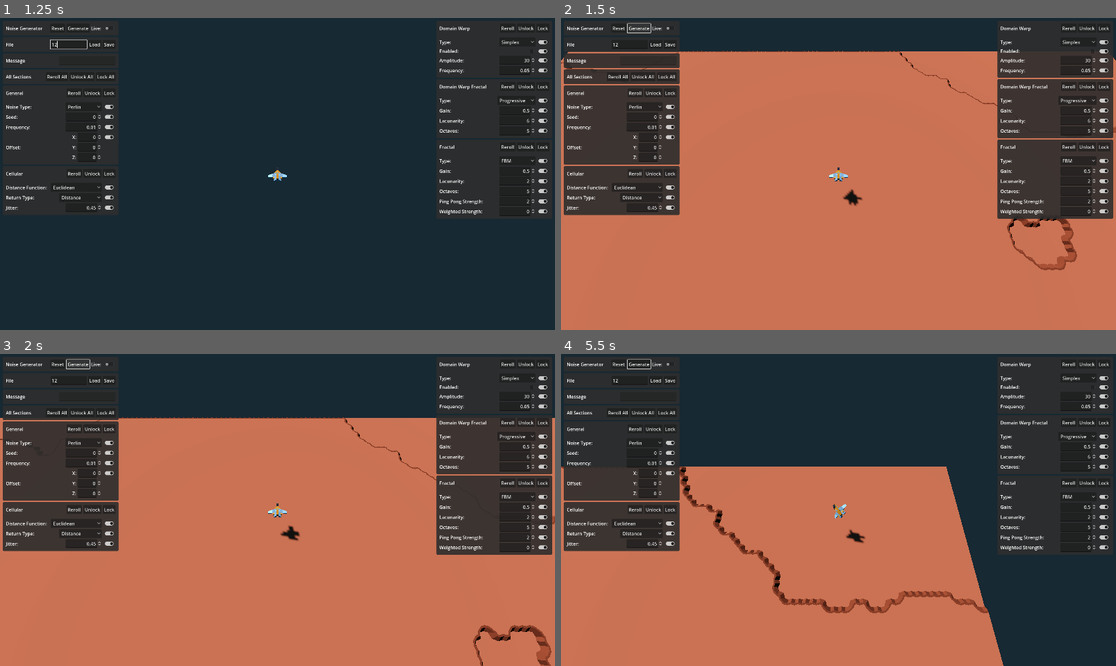
Above: before the commit, frames 1-4 (two rows, left to right).
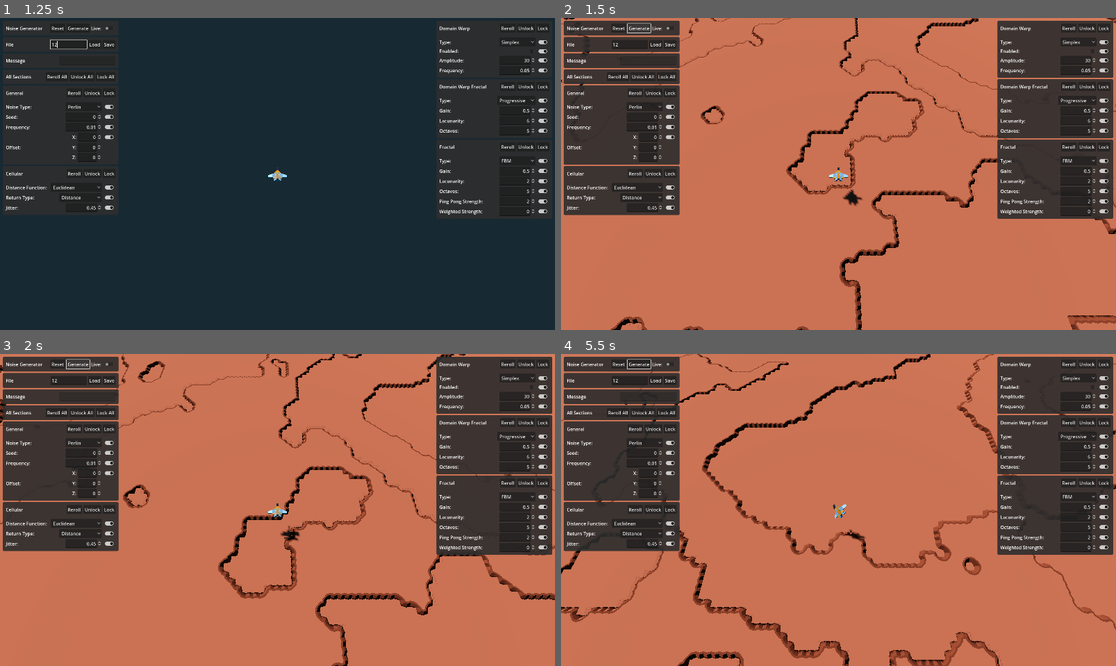
Above: after the commit, the same moments.

Repository: joshuajenner/project-speed
Game: Godot game, scene res://levels/base_level.tscn
Same seed, same stepped clock (60 frames per second), same inputs: the game is played once before the commit and once after it.
Inputs (mouse positions are in pixels of both pictures, inside the frame that each line leads up to):
- Up to frame 1 (1.25 s): click (66, 42) at 0.52 s; type "12" at 0.6 s
- Up to frame 2 (1.5 s): click "Generate" at 1.25 s
- Up to frame 3 (2 s): no input
- Up to frame 4 (5.5 s): move the mouse to (960, 494) at 2.02 s; hold D (move_right) 2.03-2.78 s; click (960, 494) at 2.17 s; move the mouse to (727, 525) at 2.77 s; hold S (move_down) 2.78-3.53 s; move the mouse to (894, 441) at 3.52 s; hold D (move_right) 3.53-4.28 s; move the mouse to (810, 572) at 4.27 s; hold W (move_up) 4.28-5.03 s; click (810, 572) at 4.42 s; move the mouse to (1005, 556) at 5.02 s; hold A (move_left) from 5.03 s (still down)

Frame 1 is identical in both runs. In frame 2, 10% of the frame differs, in the area x 0-100%, y 0-100%; in frame 3, 16%; in frame 4, 37%.

Commit message:
started adding second layer

Diff:
--- a/test/generated_gridmap.gd
+++ b/test/generated_gridmap.gd
@@ -5,19 +5,16 @@
 @onready var grid_map: GridMap = $GridMap
 
 
-var map_size := Vector2i(64, 64)
-var mapped_cells: Array = []
+var map_size := Vector2i(128, 128)
+var mapped_cells_1: Array = []
+var mapped_cells_2: Array = []
 
 
-var zero = 0
-var ten = 0
-var twenty_two = 0
-var sixteen = 0
-
 func _ready():
-	var myQuaternion = Quaternion(Vector3(0, 1, 0), deg_to_rad(-90))
-	var cell_item_orientation = grid_map.get_orthogonal_index_from_basis(Basis(myQuaternion))
-	print(cell_item_orientation)
+	pass
+#	var myQuaternion = Quaternion(Vector3(0, 1, 0), deg_to_rad(-90))
+#	var cell_item_orientation = grid_map.get_orthogonal_index_from_basis(Basis(myQuaternion))
+#	print(cell_item_orientation)
 
 
 func _on_noise_generator_noise_generated(noise):
@@ -26,18 +23,28 @@
 
 
 func generate_tilemap(noise: FastNoiseLite):
-	mapped_cells = []
+	mapped_cells_1 = []
+	mapped_cells_2 = []
 	tile_map.clear()
 	for x in range(-map_size.x, map_size.x):
 		for y in range(-map_size.y, map_size.y):
 			var noise_level = (noise.get_noise_2d(x, y) + 1) / 2
-			if noise_level > 0.50:
-				mapped_cells.append(Vector2i(x, y))
-				mapped_cells.append(Vector2i(x-1, y))
-				mapped_cells.append(Vector2i(x, y-1))
-				mapped_cells.append(Vector2i(x-1, y-1))
+			if noise_level > 0.60:
+				mapped_cells_2.append(Vector2i(x, y))
+				mapped_cells_2.append(Vector2i(x-1, y))
+				mapped_cells_2.append(Vector2i(x, y-1))
+				mapped_cells_2.append(Vector2i(x-1, y-1))
 
-	tile_map.set_cells_terrain_connect(0, mapped_cells, 0, 0)
+			elif noise_level > 0.40:
+				mapped_cells_1.append(Vector2i(x, y))
+				mapped_cells_1.append(Vector2i(x-1, y))
+				mapped_cells_1.append(Vector2i(x, y-1))
+				mapped_cells_1.append(Vector2i(x-1, y-1))
+
+
+
+	tile_map.set_cells_terrain_connect(0, mapped_cells_1, 0, 0)
+	tile_map.set_cells_terrain_connect(1, mapped_cells_2, 0, 0)
 
 
 func map_tilemap_to_gridmap() -> void:
@@ -45,11 +52,20 @@
 	for x in range(-map_size.x, map_size.x):
 		for y in range(-map_size.y, map_size.y):
 			grid_map.set_cell_item(Vector3i(x, 0, y), 0, 0)
+			# First Layer
 			var cell_atlas_coords: Vector2i = tile_map.get_cell_atlas_coords(0, Vector2i(x,y))
 			if cell_atlas_coords != Vector2i(-1, -1):
 				var item_index = get_item_from_cell_atlas(cell_atlas_coords)
 				var orientation_index = get_orientation_from_cell_atlas(cell_atlas_coords)
 				grid_map.set_cell_item(Vector3i(x, 1, y), item_index, orientation_index)
+
+			# Second Layer
+			cell_atlas_coords = tile_map.get_cell_atlas_coords(1, Vector2i(x,y))
+			if cell_atlas_coords != Vector2i(-1, -1):
+				var item_index = get_item_from_cell_atlas(cell_atlas_coords)
+				var orientation_index = get_orientation_from_cell_atlas(cell_atlas_coords)
+				grid_map.set_cell_item(Vector3i(x, 1, y), item_index, orientation_index)
+
 
 
 func get_item_from_cell_atlas(coords: Vector2i) -> int:
@@ -81,15 +97,3 @@
 		return 16
 
 	return 0
-
-#	match coords.x:
-#		0 or 3 or 7 or 12:
-#			return 0
-#		1 or 6 or 10:
-#			return 10
-#		4 or 5 or 9:
-#			return 22
-#		2 or 8 or 11:
-#			return 10
-#
-#	return 0
--- a/test/generated_gridmap.tscn
+++ b/test/generated_gridmap.tscn
@@ -9,7 +9,7 @@
 
 [node name="GridMap" type="GridMap" parent="."]
 mesh_library = ExtResource("2_0u2b1")
-cell_size = Vector3(1, 0.5, 1)
+cell_size = Vector3(0.999, 0.5, 0.999)
 
 [node name="TileMap" type="TileMap" parent="."]
 unique_name_in_owner = true
@@ -19,3 +19,11 @@
 scale = Vector2(0.5, 0.5)
 tile_set = ExtResource("2_uximc")
 format = 2
+layer_0/name = "first"
+layer_1/name = "second"
+layer_1/enabled = true
+layer_1/modulate = Color(1, 1, 1, 1)
+layer_1/y_sort_enabled = false
+layer_1/y_sort_origin = 0
+layer_1/z_index = 0
+layer_1/tile_data = PackedInt32Array()
